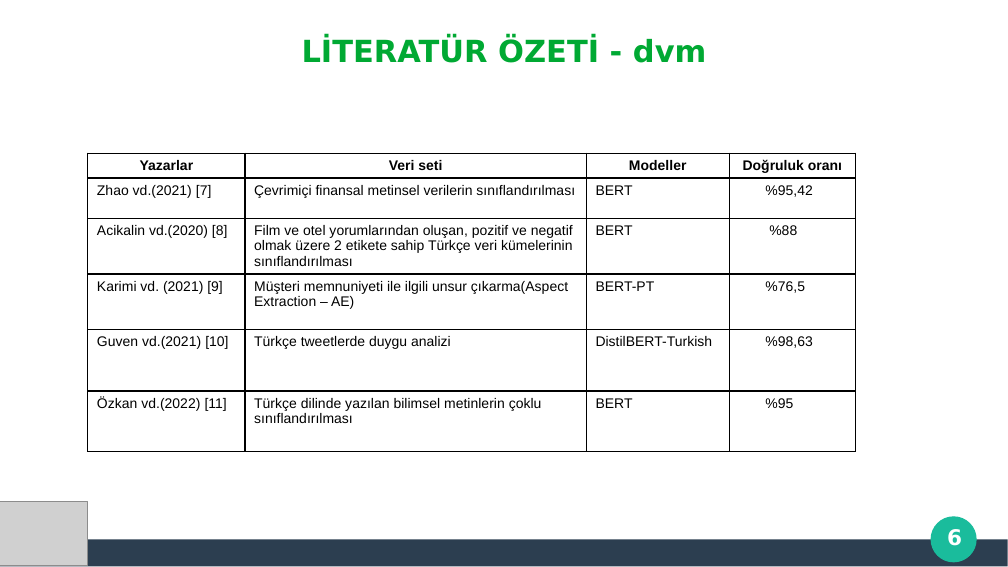
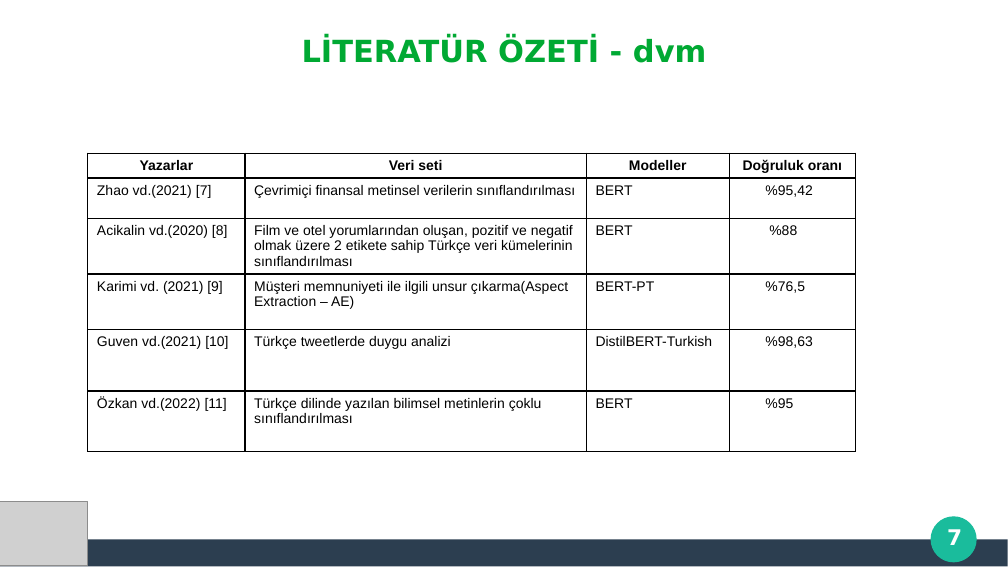
Before and after one commit to thealper2/gat0r-nlp, a slide deck: slide 7 of GATOR_Sunum.pptx. Drawn at 1008x567 pixels with LibreOffice and Linux fonts; fonts in the diff are those of the drawing; grey boxes stand for pictures; background and template pictures are left out. Boxes give left, top, right and bottom in pixels: in the first picture for what was removed or moved away, otherwise in the second. Text is boxed around its words. In the diff, an @@ line names an element or a change of style, - is before the commit and + after.

```diff
--- a/GATOR_Sunum.pptx
+++ b/GATOR_Sunum.pptx
@@ text at box(947, 529, 962, 545): text changed @@
-6
+7
```
Also in this commit, not shown: 3 other slides changed.
